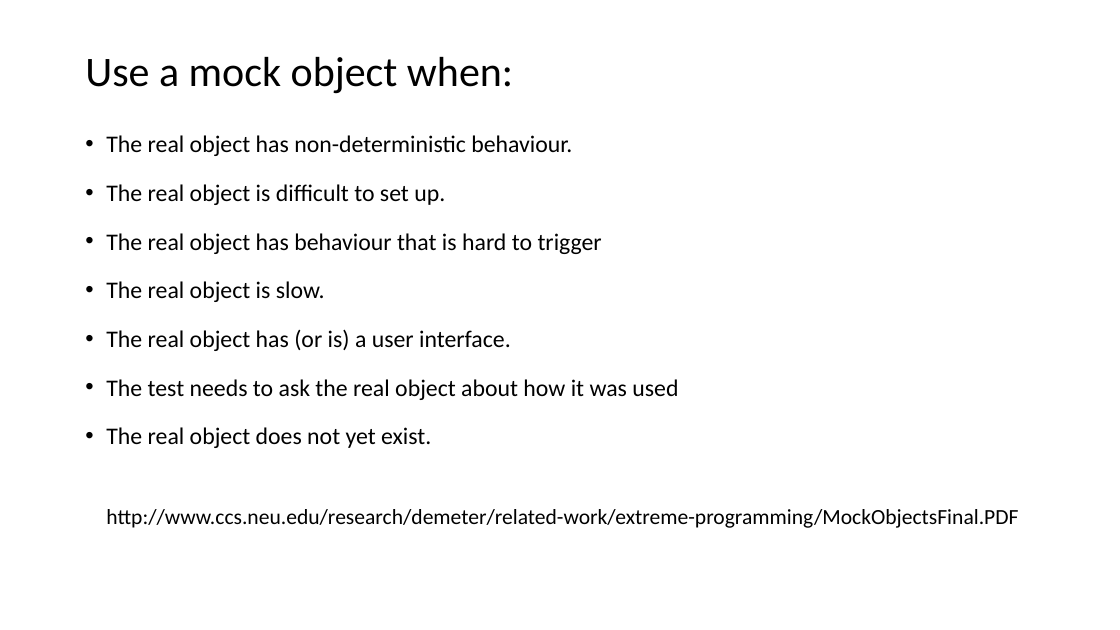
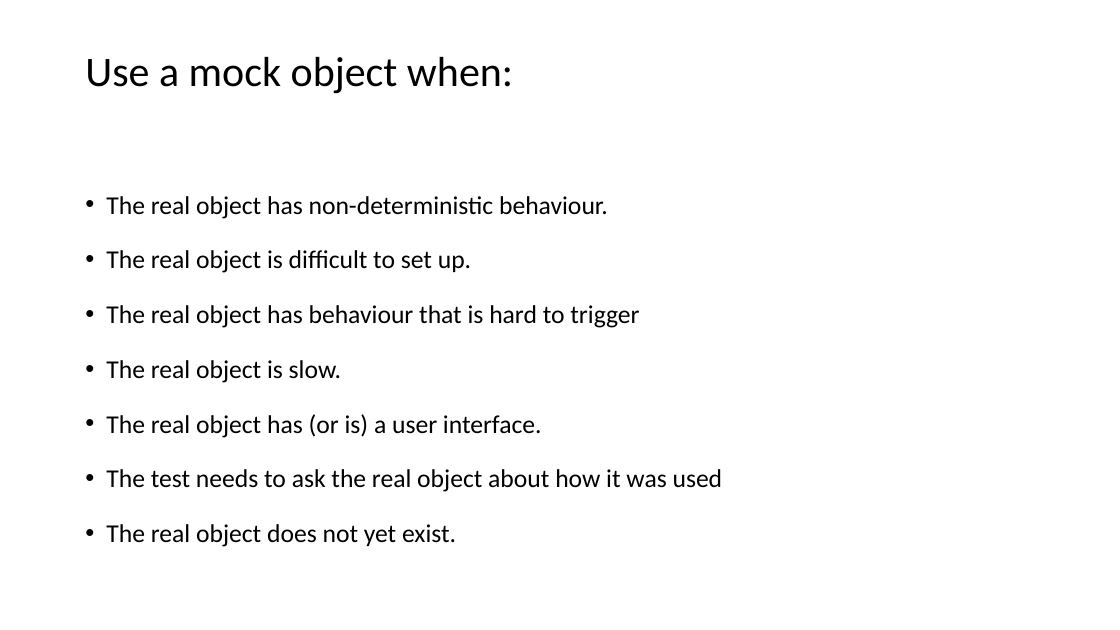
Before and after one commit to docljn/phpunit-or-prophecy-for-mocks, a slide deck: slide 10 of Creating Unit Test Mocks - PHPUnit or Prophecy.odp. Drawn at 1120x630 pixels with LibreOffice and Linux fonts; fonts in the diff are those of the drawing. Boxes give left, top, right and bottom in pixels: in the first picture for what was removed or moved away, otherwise in the second. Text is boxed around its words. In the diff, an @@ line names an element or a change of style, - is before the commit and + after.

```diff
--- a/Creating Unit Test Mocks - PHPUnit or Prophecy.odp
+++ b/Creating Unit Test Mocks - PHPUnit or Prophecy.odp
@@ text "The real object has non-deterministic ...": place and size @@
-text "The real object has non-deterministic ..." at bbox=[106, 135, 1018, 528]
+text "The real object has non-deterministic ..." at bbox=[106, 196, 723, 547]
@@ text "The real object has non-deterministic ..." at bbox=[106, 196, 723, 547]: size 20.4 to 22 pt; line spacing 1.3 to 1.4 @@
@@ text at bbox=[106, 509, 1018, 528]: paragraph removed @@
-http://www.ccs.neu.edu/research/demeter/related-work/extreme-programming/MockObjectsFinal.PDF
```
Also in this commit, not shown: 2 other slides changed, 1 slide added.
